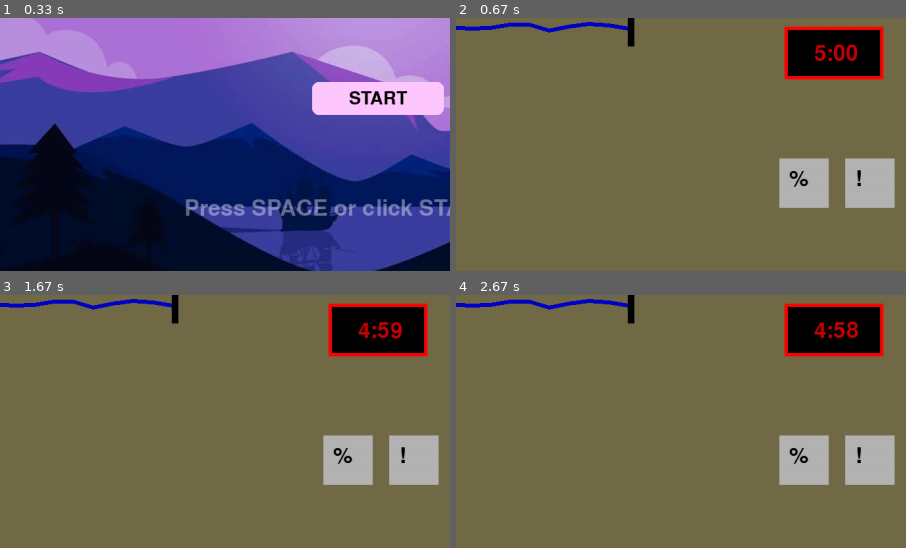
Above: before the commit, frames 1-4 (two rows, left to right).
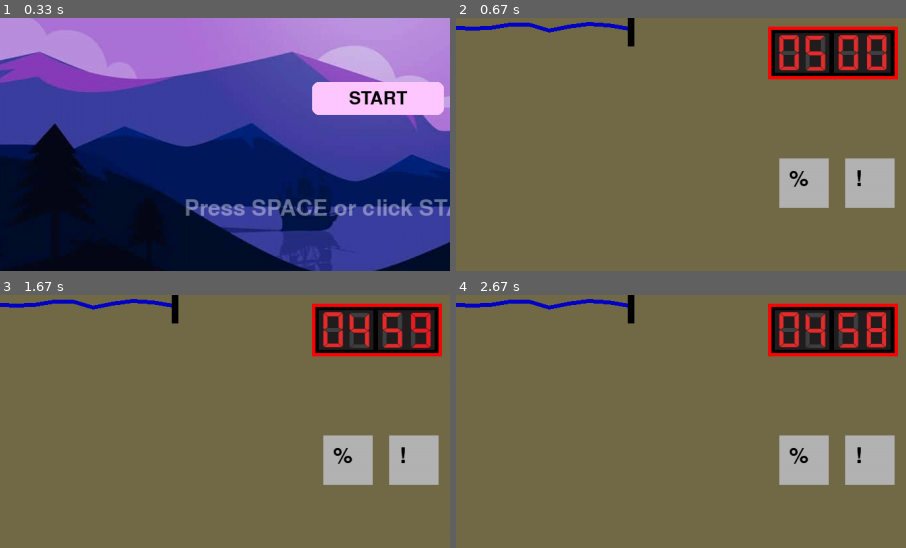
Above: after the commit, the same moments.

Repository: ShakH00/HackTheBomb
Game: pygame game, started from main.py
Same seed, same stepped clock (60 frames per second), same inputs: the game is played once before the commit and once after it.
Inputs (mouse positions are % of the whole screen's width and height, from its top left):
- Up to frame 1 (0.33 s): no input
- Up to frame 2 (0.67 s): click (50, 50) at 0.38 s
- Up to frame 3 (1.67 s): click (60, 72) at 0.72 s
- Up to frame 4 (2.67 s): no input
The pictures show only the part of the screen within x 8-58%, y 37-87%; the shares and areas given below are measured in that part.

Frame 1 is identical in both runs. In frame 2, 4.8% of the frame differs, in the area x 69-99%, y 3-25%; in frame 3, 4.8%; in frame 4, 4.8%.

Commit message:
changes timer to imgs

Diff:
--- a/player1.py
+++ b/player1.py
@@ -1,3 +1,4 @@
+import os
 import pygame
 import sys
 import time
@@ -36,6 +37,14 @@
 # Load scissor cursor image
 scissor_cursor = pygame.image.load("graphics/scissor_cursor.png")
 scissor_cursor = pygame.transform.scale(scissor_cursor, (32, 32))
+
+# Load countdown digit images (0-9)
+digit_images = []
+for i in range(10):
+    image_path = os.path.join("graphics/numbers", f"0{i}.png")
+    image = pygame.image.load(image_path)
+    image = pygame.transform.scale(image, (43, 60))  # Adjust image size here
+    digit_images.append(image)
 
 # Timer
 bomb_timer = 300  # 5-minute countdown
@@ -117,21 +126,31 @@
     bomb_inner = pygame.draw.rect(screen, (115, 107, 72), (60, 60, 1246, 648))
 
     # Draw box for clock
-    clock_outer = pygame.draw.rect(screen, (255, 0, 0), ((WIDTH / 2) - 75, 300, 150, 80))
-    clock_inner = pygame.draw.rect(screen, (0, 0, 0), ((WIDTH / 2) - 70, 305, 140, 70))
+    clock_outer = pygame.draw.rect(screen, (255, 0, 0), ((WIDTH / 2) - 100, 300, 197, 80))
+    clock_inner = pygame.draw.rect(screen, (0, 0, 0), ((WIDTH / 2) - 95, 305, 187, 70))
 
     # Calculate remaining time
     elapsed_time = time.time() - start_time
     remaining_time = max(0, bomb_timer - int(elapsed_time))
     minutes = remaining_time // 60
     seconds = remaining_time % 60
-    timer_text = font.render(f"{minutes}:{seconds:02}", True, RED)
-    screen.blit(timer_text, (((WIDTH / 2) - 30), 325))
+
+    # Split digits for minutes and seconds
+    min_tens = minutes // 10
+    min_ones = minutes % 10
+    sec_tens = seconds // 10
+    sec_ones = seconds % 10
+
+    # Draw countdown timer using images
+    screen.blit(digit_images[min_tens], ((WIDTH / 2) - 90, 310))
+    screen.blit(digit_images[min_ones], ((WIDTH / 2) - 50, 310))
+    screen.blit(digit_images[sec_tens], ((WIDTH / 2), 310))
+    screen.blit(digit_images[sec_ones], ((WIDTH / 2) + 43, 310))
 
     if remaining_time == 0:
         pygame.mouse.set_visible(True)
         screen.fill(RED)
-        defused_text = big_font.render("BOOM! You didnt defuse the bomb time!", True, BLACK)
+        defused_text = big_font.render("BOOM! You didn't defuse the bomb in time!", True, WHITE)
         screen.blit(defused_text, (WIDTH // 2 - 550, HEIGHT // 2 - 50))
         pygame.display.flip()
         pygame.time.delay(3000)  # Pause for 3 seconds
